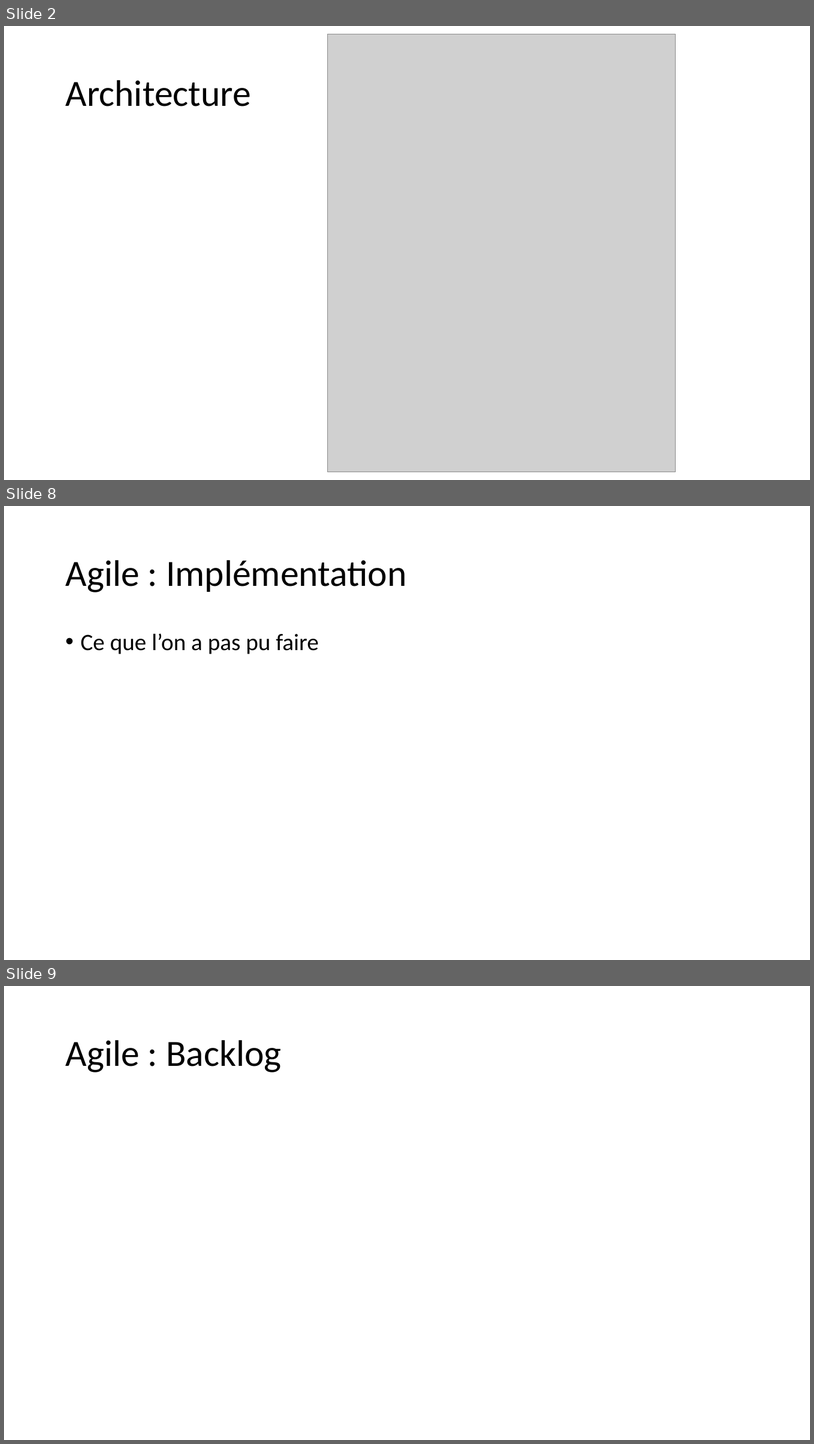
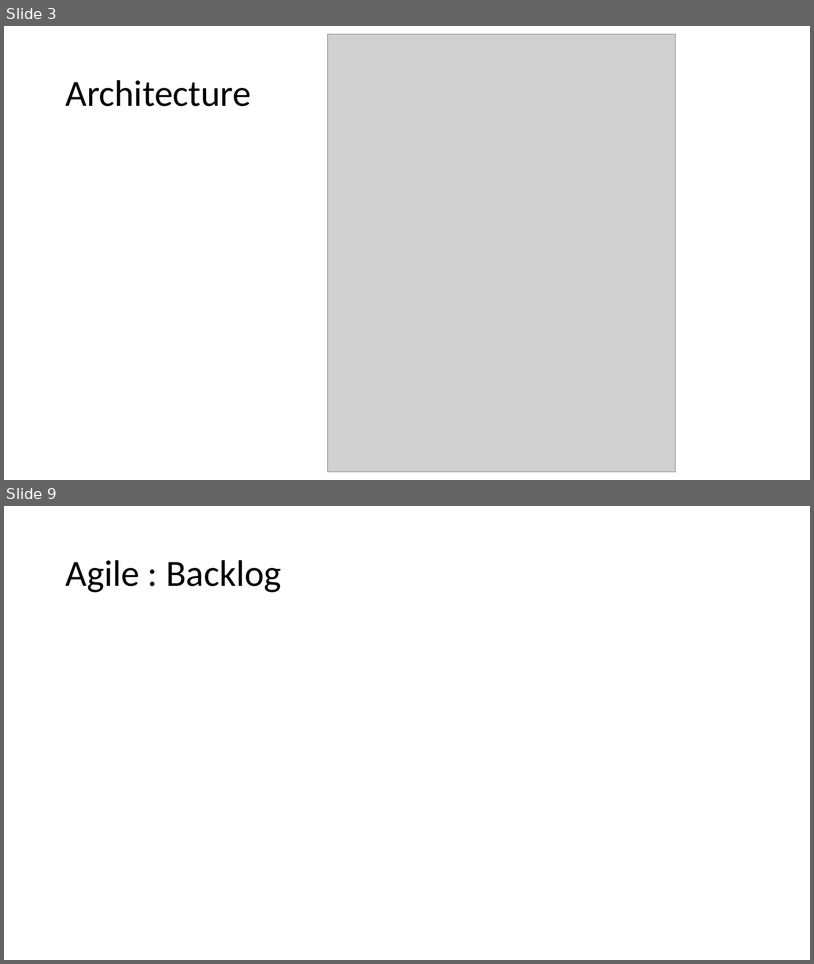
Before and after one commit to Danes99/esme-android, a slide deck: docs/pptx/Android Project - Group 1 - Becerra Stauner Taxil.pptx. Shown one above the other, each under a label of ours: slides 2, 8 and 9 before the commit, slides 3 and 9 after it; the slides between them are not shown. The pictures are 814x1444 and 814x964 pixels, drawn with LibreOffice and Linux fonts; fonts in the diff are those of the drawing; grey boxes stand for pictures. Boxes give left, top, right and bottom in pixels: in the first picture for what was removed or moved away, otherwise in the second. Text is boxed around its words. In the diff, an @@ line names an element or a change of style, - is before the commit and + after.

```diff
--- a/docs/pptx/Android Project - Group 1 - Becerra Stauner Taxil.pptx
+++ b/docs/pptx/Android Project - Group 1 - Becerra Stauner Taxil.pptx
@@ slide 8 removed at [4,506,810,960], background #FFFFFF @@
@@ title removed at [65,560,407,592] @@
-Agile : Implémentation
@@ text removed at [81,633,319,654] @@
-• Ce que l’on a pas pu faire
@@ what was slide 2 is now slide 3 @@
```
Also in this commit, not shown: 6 slides changed, 3 slides added, 1 other slide removed, 1 other file.
